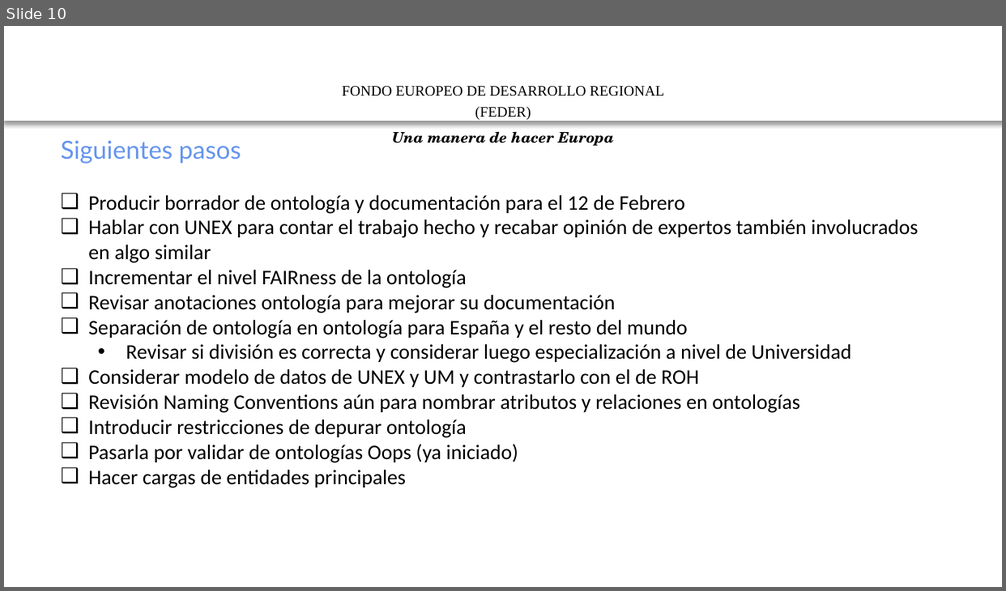
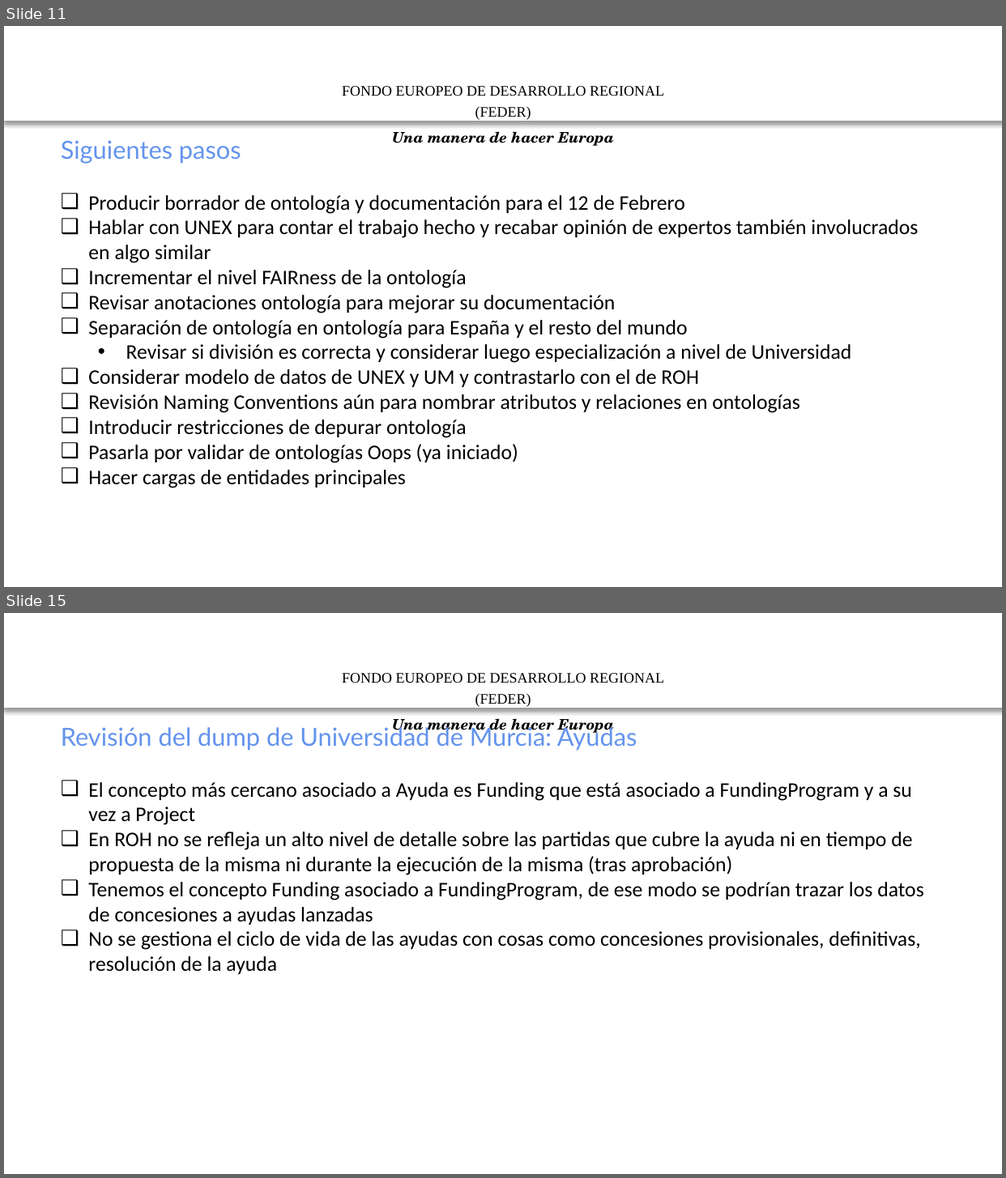
Before and after one commit to mpuerta004/GnossDeustoOnto, a slide deck: 20200109 HERCULES ASIO -ROH-Validación.pptx. Shown one above the other, each under a label of ours: slide 10 before the commit, slides 11 and 15 after it; the slides between them are not shown. The pictures are 1006x591 and 1006x1178 pixels, drawn with LibreOffice and Linux fonts; fonts in the diff are those of the drawing; background and template pictures are left out. Boxes give left, top, right and bottom in pixels: in the first picture for what was removed or moved away, otherwise in the second. Text is boxed around its words. In the diff, an @@ line names an element or a change of style, - is before the commit and + after.

Commit message:
Actualizada presentación con datos de validación de ontología y actualización de la ontología ROH

```diff
--- a/20200109 HERCULES ASIO -ROH-Validación.pptx
+++ b/20200109 HERCULES ASIO -ROH-Validación.pptx
@@ slide 15 added at box(4, 613, 1002, 1174), background #FFFFFF; not listed: 2 template elements that a slide beside it also shows @@
@@ text added at box(61, 724, 924, 974), 20 pt, text #000000 @@
+Revisión del dump de Universidad de Murcia: Ayudas
+❑ El concepto más cercano asociado a Ayuda es Funding que está asociado a FundingProgram y a su vez a Project
+❑ En ROH no se refleja un alto nivel de detalle sobre las partidas que cubre la ayuda ni en tiempo de propuesta de la misma ni durante la ejecución de la misma (tras aprobación)
+❑ Tenemos el concepto Funding asociado a FundingProgram, de ese modo se podrían trazar los datos de concesiones a ayudas lanzadas
+❑ No se gestiona el ciclo de vida de las ayudas con cosas como concesiones provisionales, definitivas, resolución de la ayuda
@@ what was slide 10 is now slide 11 @@
```
Also in this commit, not shown: 1 slide changed, 11 other slides added, 1 other file.
